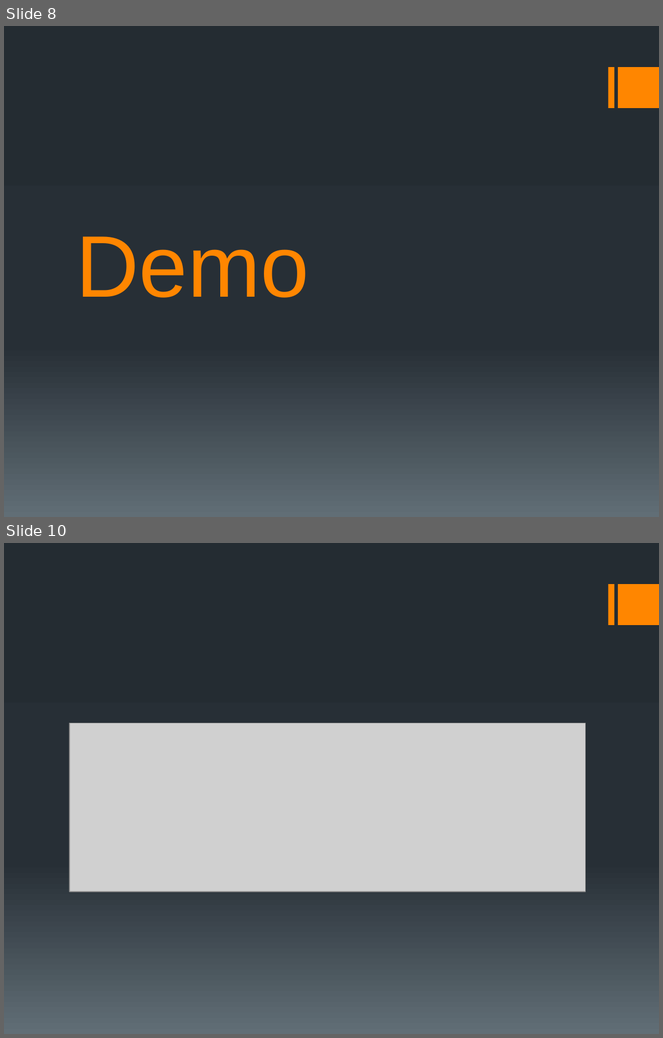
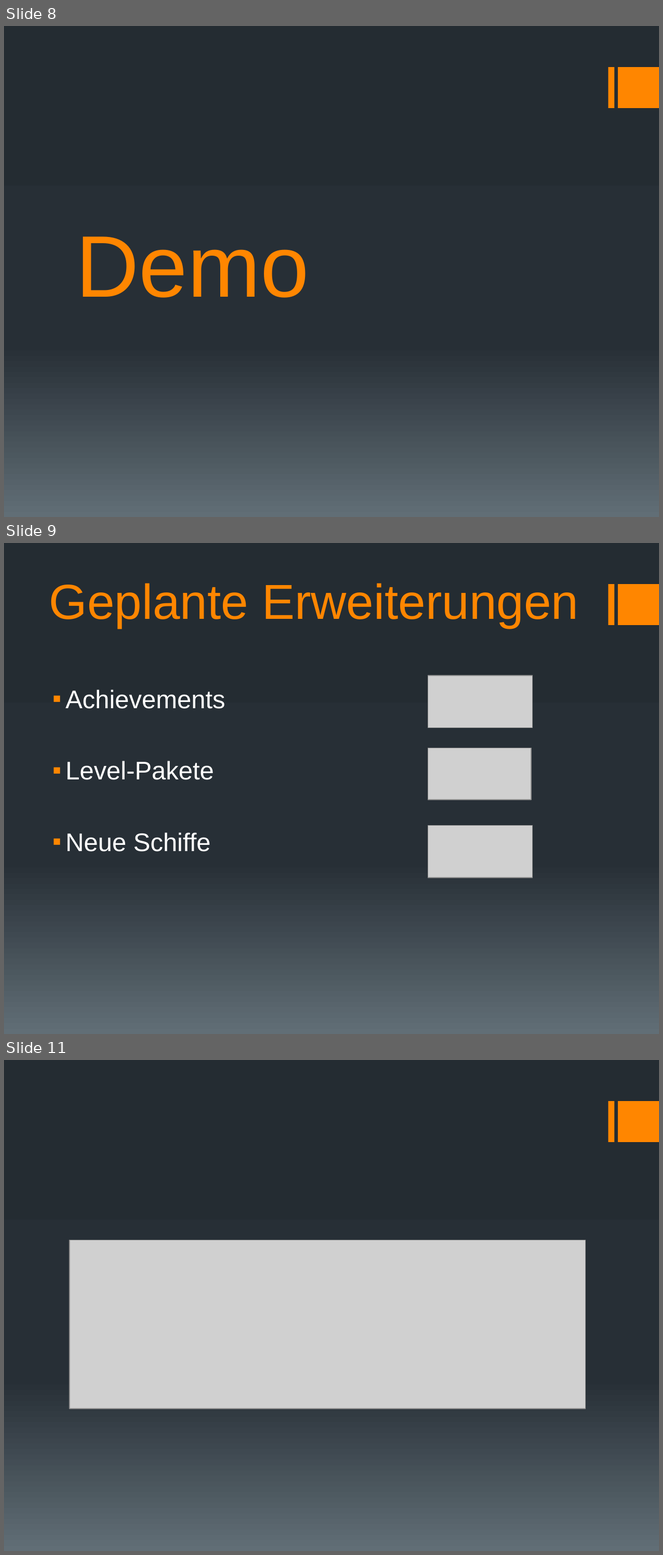
Before and after one commit to docker-apps/Docker, a slide deck: Documents/Schlusspräsentation/Schlussbericht_Präsentation_v1.pptx. Shown one above the other, each under a label of ours: slides 8 and 10 before the commit, slides 8, 9 and 11 after it; the slides between them are not shown. The pictures are 663x1038 and 663x1555 pixels, drawn with LibreOffice and Linux fonts; fonts in the diff are those of the drawing; grey boxes stand for pictures. Boxes give left, top, right and bottom in pixels: in the first picture for what was removed or moved away, otherwise in the second. Text is boxed around its words. In the diff, an @@ line names an element or a change of style, - is before the commit and + after.

Commit message:
Präsentation update

```diff
--- a/Documents/Schlusspräsentation/Schlussbericht_Präsentation_v1.pptx
+++ b/Documents/Schlusspräsentation/Schlussbericht_Präsentation_v1.pptx
@@ slide 9 added at (4, 543, 659, 1034), background gradient #242C33 to #273037 to #636D76; not listed: 2 template elements that a slide beside it also shows @@
@@ title added at (49, 583, 579, 628), 54 pt, text #FF8600 @@
+Geplante Erweiterungen
@@ picture added at (428, 676, 533, 728) @@
@@ text added at (65, 690, 225, 852), 28 pt, text #FFFFFF @@
+▪ Achievements
+▪ Level-Pakete
+▪ Neue Schiffe
@@ picture added at (428, 748, 531, 800) @@
@@ picture added at (428, 825, 533, 878) @@
@@ what was slide 10 is now slide 11 @@
```
Also in this commit, not shown: 1 other slide added, 1 slide removed.
